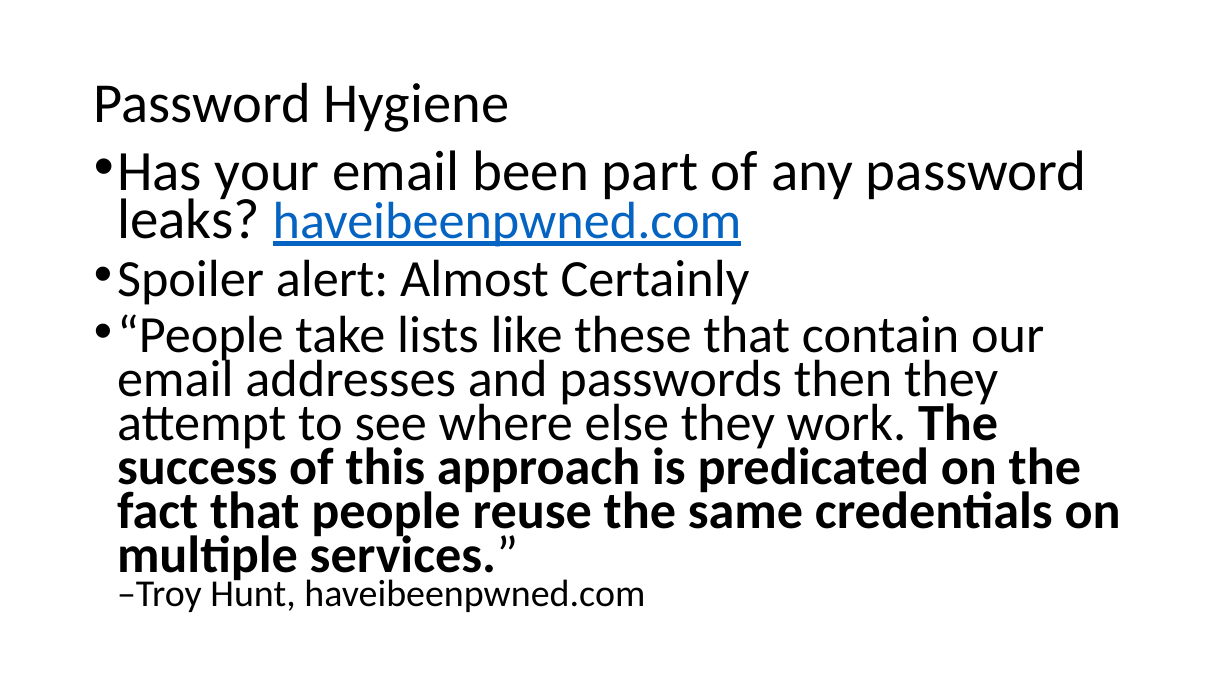
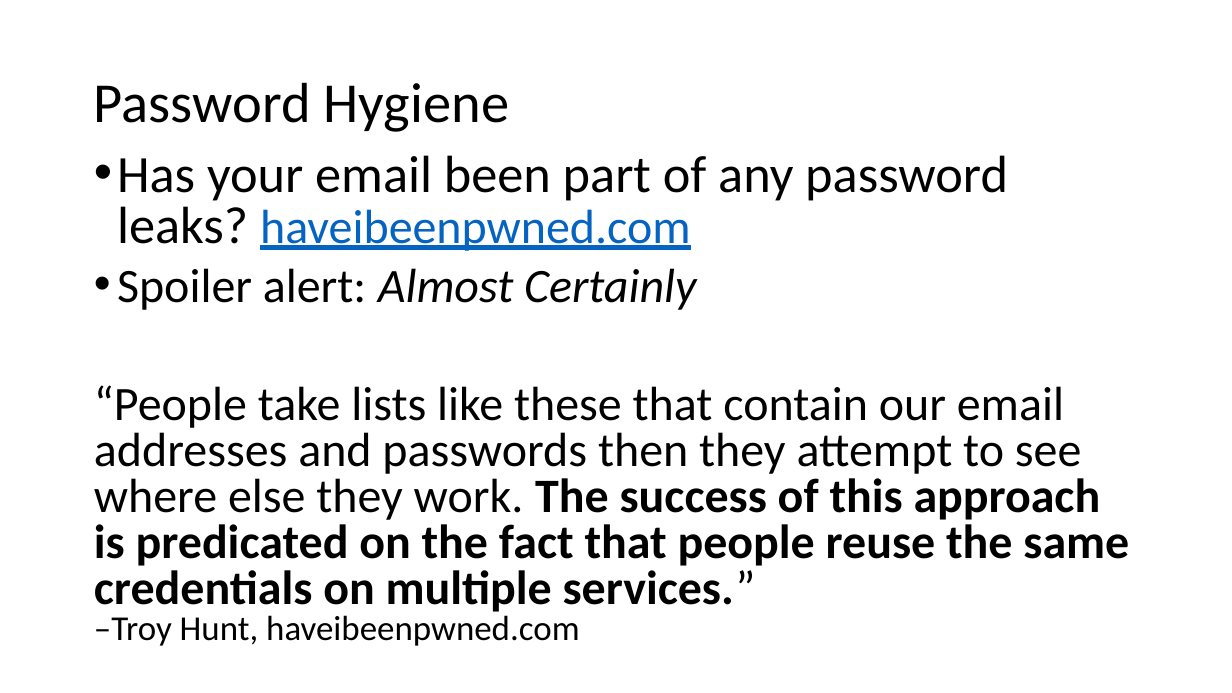
Before and after one commit to williamadba/Public-Presentations, a slide deck: slide 6 of Personal Practical Cybersecurity/Personal Practical Cybersecurity.pptx (slide 5 before the commit). Drawn at 1232x693 pixels with LibreOffice and Linux fonts; fonts in the diff are those of the drawing. Boxes give left, top, right and bottom in pixels: in the first picture for what was removed or moved away, otherwise in the second. Text is boxed around its words. In the diff, an @@ line names an element or a change of style, - is before the commit and + after.

```diff
--- a/Personal Practical Cybersecurity/Personal Practical Cybersecurity.pptx
+++ b/Personal Practical Cybersecurity/Personal Practical Cybersecurity.pptx
@@ text "Has your email been part ..." at <box>94,155,1129,646</box>: size 44.4 to 40.8 pt in "Has your email been part of any ..."; size 40.7 to 37.4 pt in "haveibeenpwned.com", "Spoiler alert: Almost Certainly", "“People take lists like these that contain ..."; italic on in "Almost Certainly"; size 29.6 to 27.2 pt in "–Troy Hunt, haveibeenpwned.com"; line spacing 0.7 to 0.8; bullet • to none @@
```
Also in this commit, not shown: 15 other slides changed, 4 slides added.
